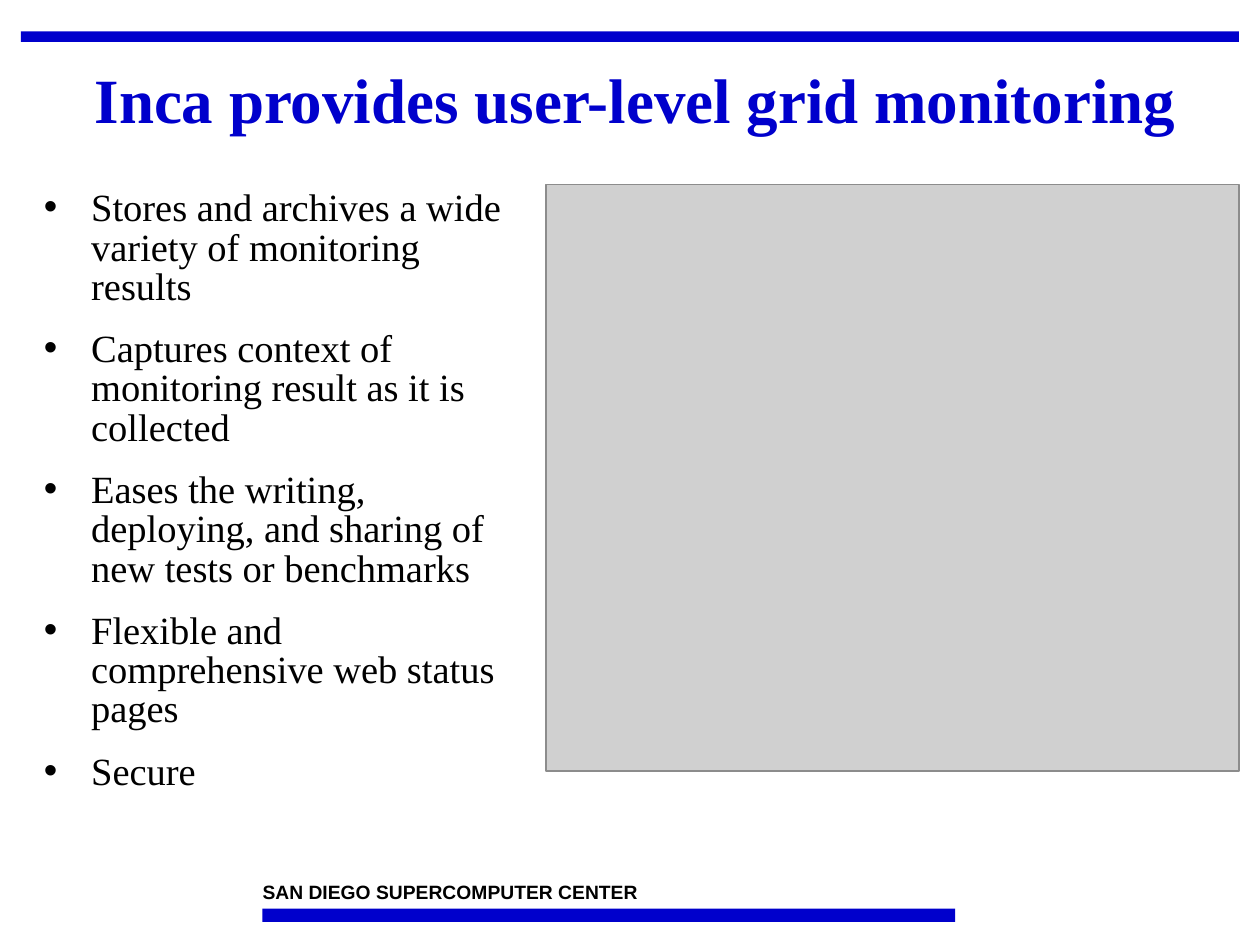
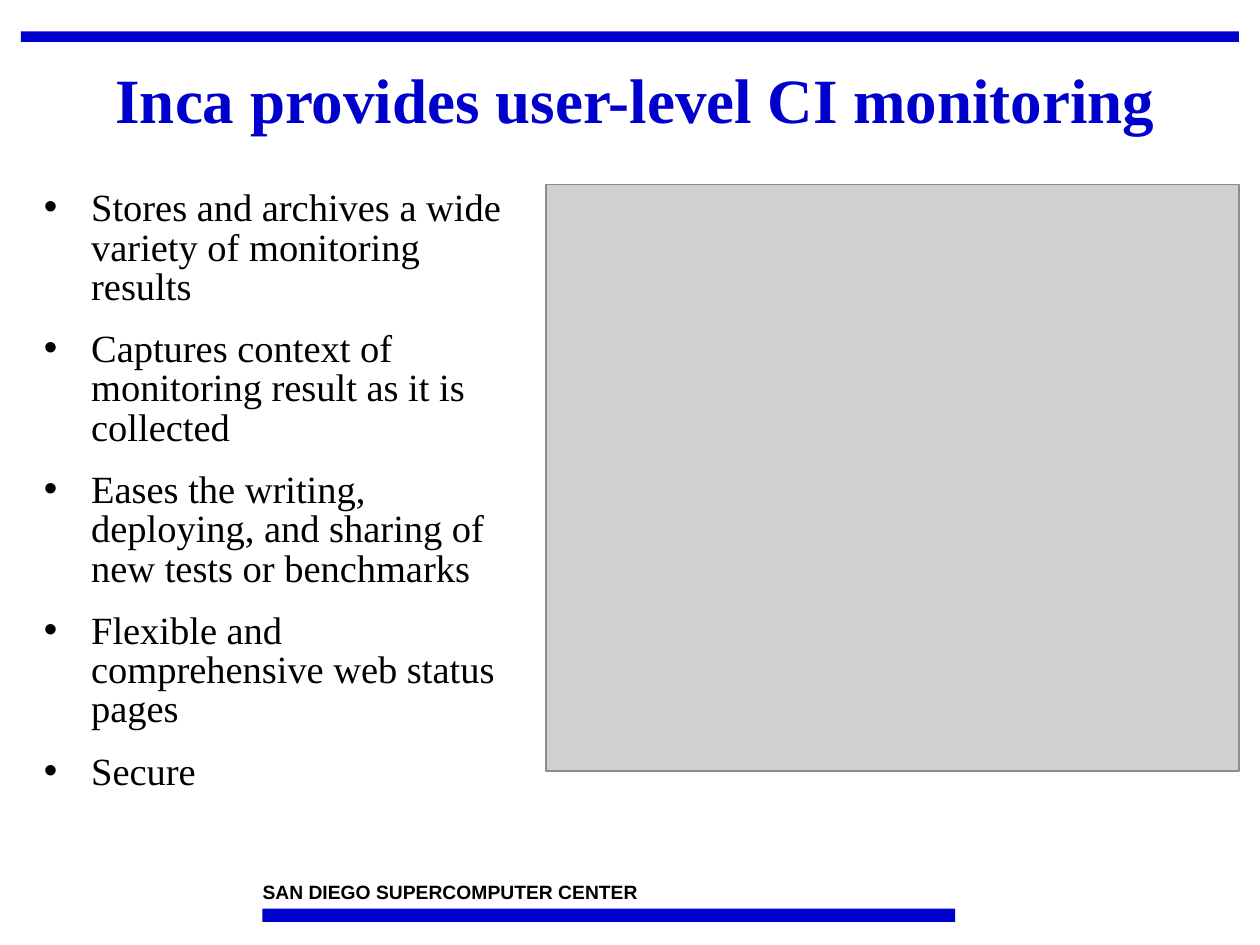
Before and after one commit to IncaProject/inca-xsede, a slide deck: slide 10 of talks/2010/2010workshop/overview.pptx. Drawn at 1260x945 pixels with LibreOffice and Linux fonts; fonts in the diff are those of the drawing; grey boxes stand for pictures; background and template pictures are left out. Boxes give left, top, right and bottom in pixels: in the first picture for what was removed or moved away, otherwise in the second. Text is boxed around its words. In the diff, an @@ line names an element or a change of style, - is before the commit and + after.

Commit message:
replace grid with CI

```diff
--- a/talks/2010/2010workshop/overview.pptx
+++ b/talks/2010/2010workshop/overview.pptx
@@ title at box(115, 79, 1154, 135): text changed @@
-Inca provides user-level grid monitoring
+Inca provides user-level CI monitoring
```
Also in this commit, not shown: 6 other slides changed, 1 other file.
